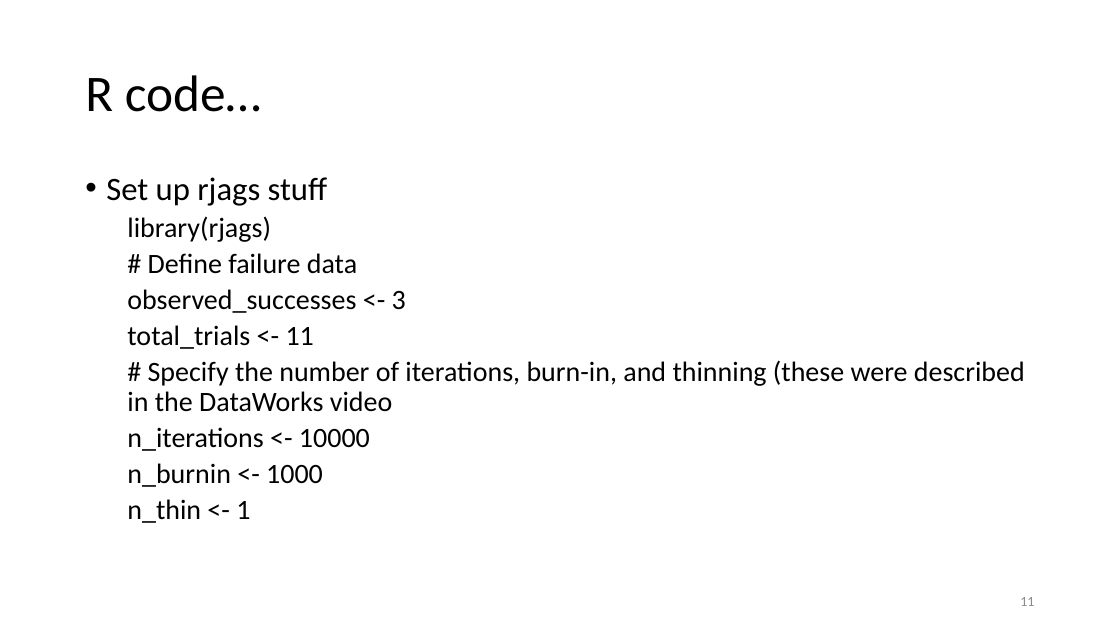
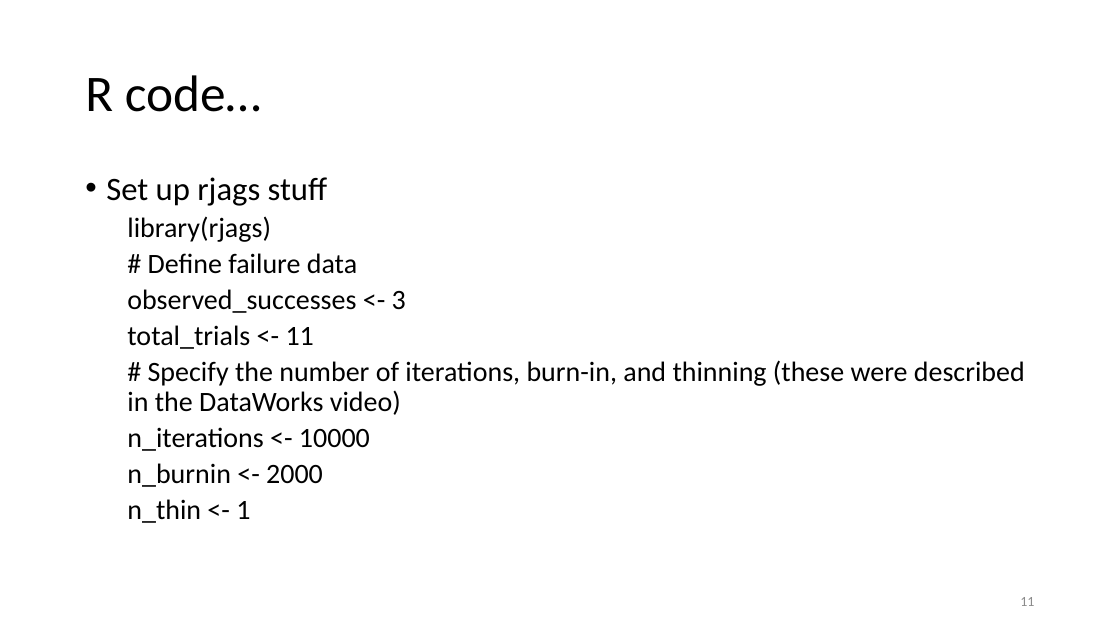
Before and after one commit to jamesbrownlow/BayesTutorialRjags, a slide deck: slide 11 of HamadaEx1.pptx. Drawn at 1120x630 pixels with LibreOffice and Linux fonts; fonts in the diff are those of the drawing. Boxes give left, top, right and bottom in pixels: in the first picture for what was removed or moved away, otherwise in the second. Text is boxed around its words. In the diff, an @@ line names an element or a change of style, - is before the commit and + after.

```diff
--- a/HamadaEx1.pptx
+++ b/HamadaEx1.pptx
@@ text at [127,360,1025,415]: text changed @@
-  # Specify the number of iterations, burn-in, and thinning (these were described in the DataWorks video
+  # Specify the number of iterations, burn-in, and thinning (these were described in the DataWorks video)
@@ text at [127,463,323,487]: text changed @@
-  n_burnin <- 1000
+  n_burnin <- 2000
```
Also in this commit, not shown: 8 other slides changed.
